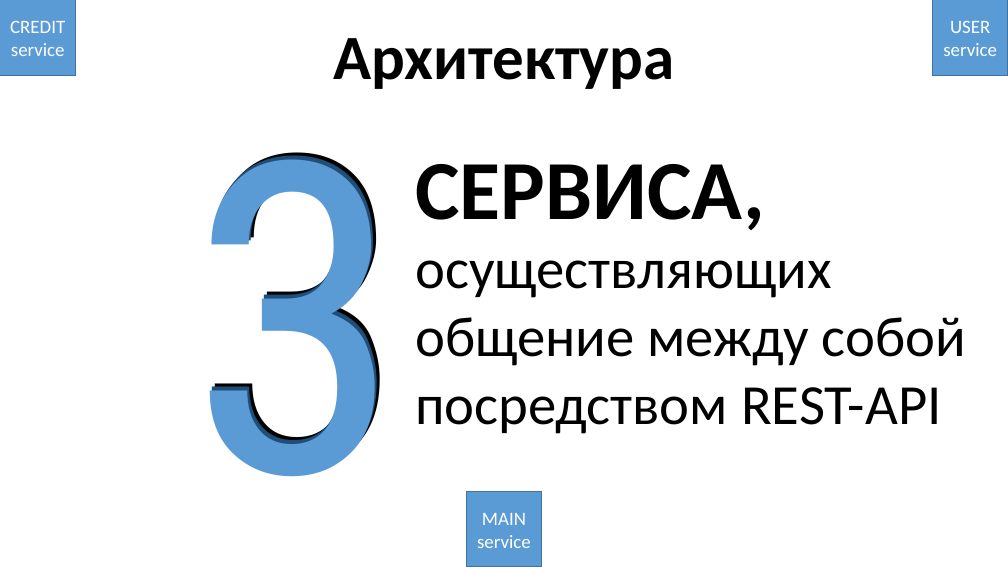
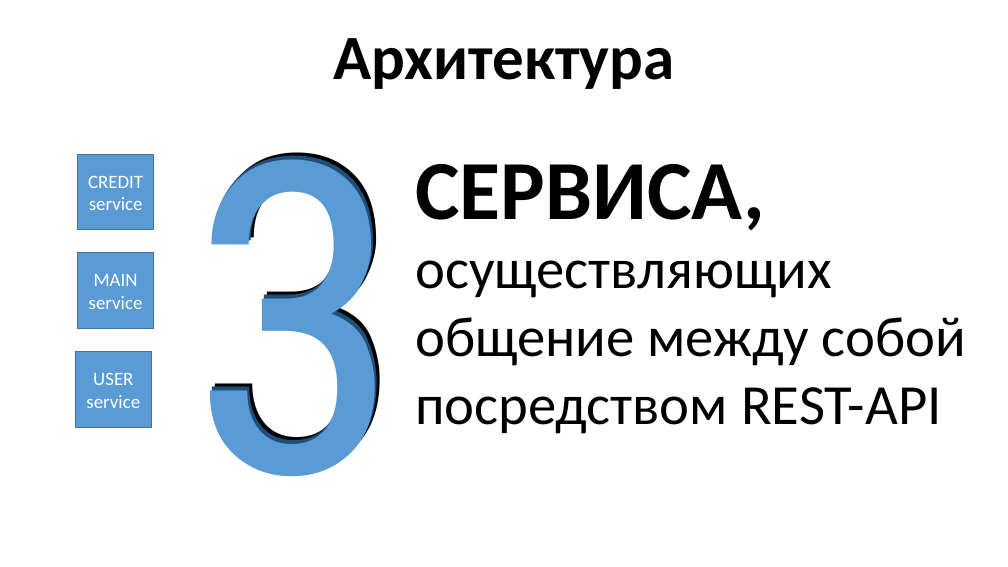
Before and after one commit to YoungTeurus/CreditAndUserServices, a slide deck: slide 4 of docs/Java 3 - presentation (without animation).pptx (slide 3 before the commit). Drawn at 1008x567 pixels with LibreOffice and Linux fonts; fonts in the diff are those of the drawing. Boxes give left, top, right and bottom in pixels: in the first picture for what was removed or moved away, otherwise in the second. Text is boxed around its words. In the diff, an @@ line names an element or a change of style, - is before the commit and + after.

```diff
--- a/docs/Java 3 - presentation (without animation).pptx
+++ b/docs/Java 3 - presentation (without animation).pptx
@@ rectangle "CREDIT": place and size @@
-rectangle "CREDIT" at <box>0,0,76,76</box>
+rectangle "CREDIT" at <box>78,154,154,230</box>
@@ rectangle "MAIN": place and size @@
-rectangle "MAIN" at <box>467,492,542,567</box>
+rectangle "MAIN" at <box>78,253,154,329</box>
@@ rectangle "USER": place and size @@
-rectangle "USER" at <box>932,0,1008,76</box>
+rectangle "USER" at <box>76,352,151,427</box>
```
Also in this commit, not shown: 7 slides added.
